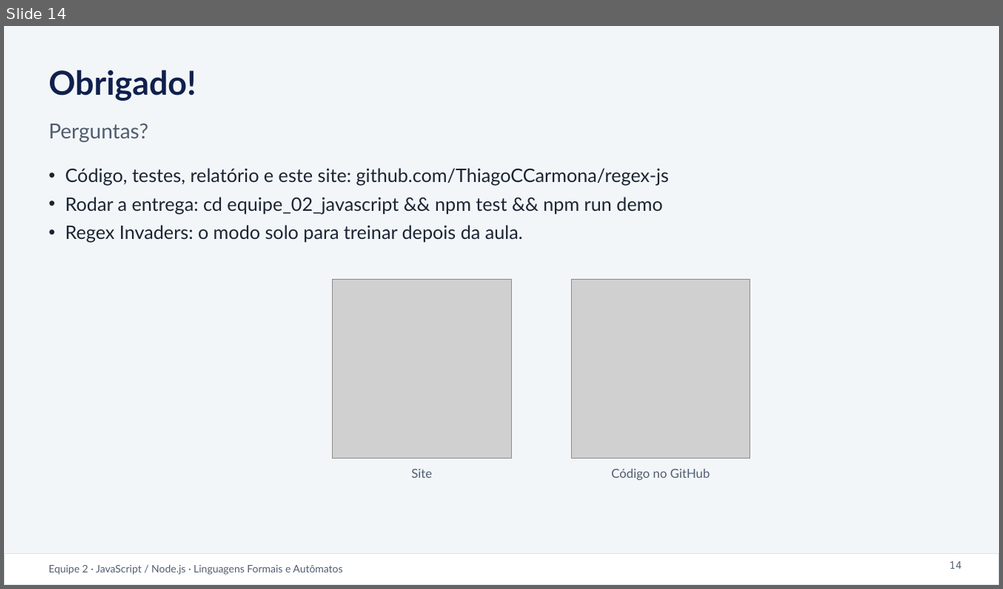
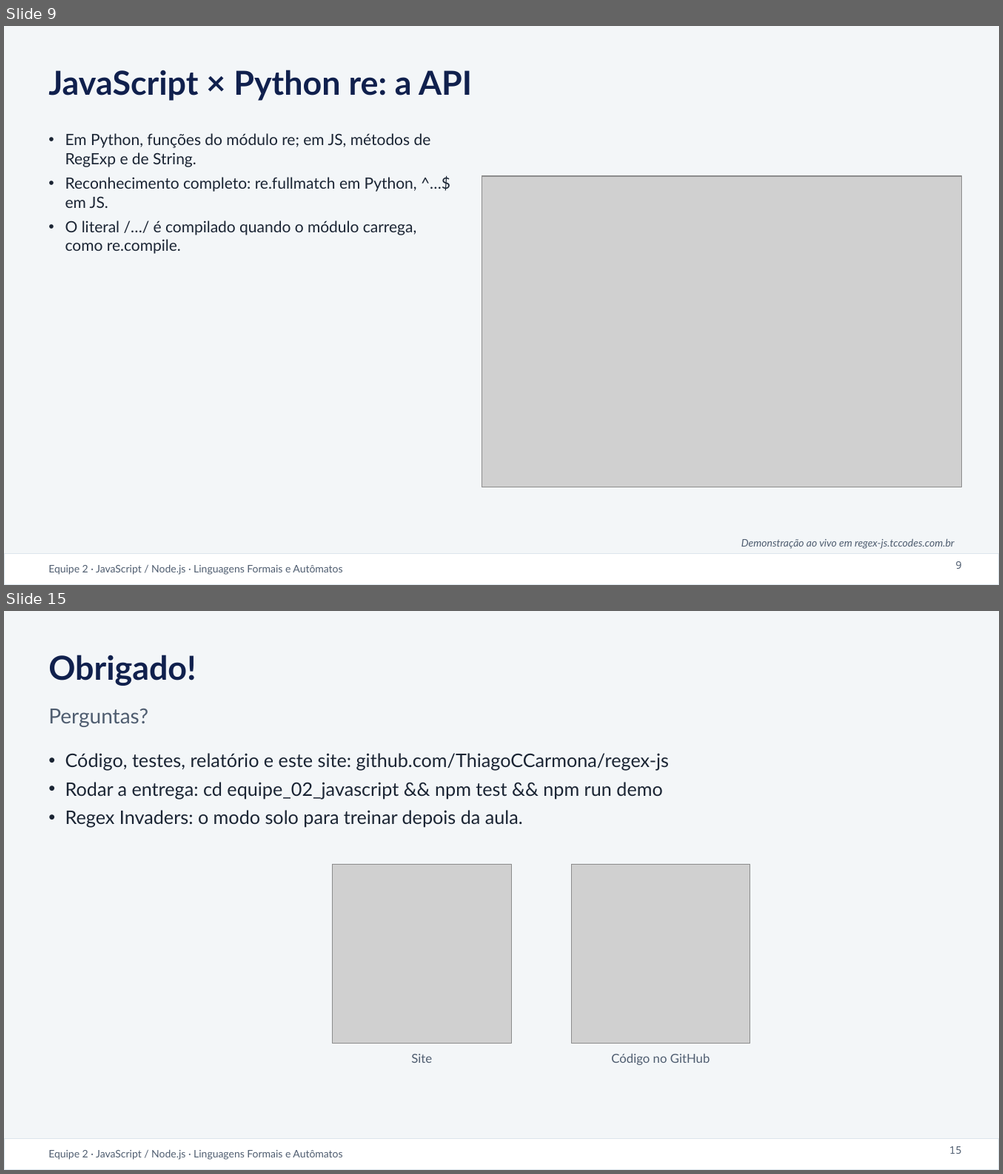
Before and after one commit to ThiagoCCarmona/regex-js, a slide deck: equipe_02_javascript/apresentacao.pptx. Shown one above the other, each under a label of ours: slide 14 before the commit, slides 9 and 15 after it; the slides between them are not shown. The pictures are 1003x589 and 1003x1174 pixels, drawn with LibreOffice and Linux fonts; fonts in the diff are those of the drawing; grey boxes stand for pictures. Boxes give left, top, right and bottom in pixels: in the first picture for what was removed or moved away, otherwise in the second. Text is boxed around its words. In the diff, an @@ line names an element or a change of style, - is before the commit and + after.

```diff
--- a/equipe_02_javascript/apresentacao.pptx
+++ b/equipe_02_javascript/apresentacao.pptx
@@ slide 9 added at [4,26,999,585], background #F3F6F8; not listed: 2 template elements that a slide beside it also shows @@
@@ text added at [48,70,472,101], 32 pt, text #10204D, bold @@
+JavaScript × Python re: a API
@@ text added at [65,133,431,254], 15 pt, text #1A2433 @@
+• Em Python, funções do módulo re; em JS, métodos de RegExp e de String.
+• Reconhecimento completo: re.fullmatch em Python, ^…$ em JS.
+• O literal /…/ é compilado quando o módulo carrega, como re.compile.
@@ picture added at [481,176,962,487] @@
@@ text added at [741,539,954,549], 10 pt, text #4F5D70, italic @@
+Demonstração ao vivo em regex-js.tccodes.com.br
@@ page number added at [955,562,961,569], 10 pt, text #4F5D70 @@
+9
@@ what was slide 14 is now slide 15 @@
@@ page number at [949,1147,962,1154]: text changed @@
-14
+15
```
Also in this commit, not shown: 12 slides changed, 25 other files.
